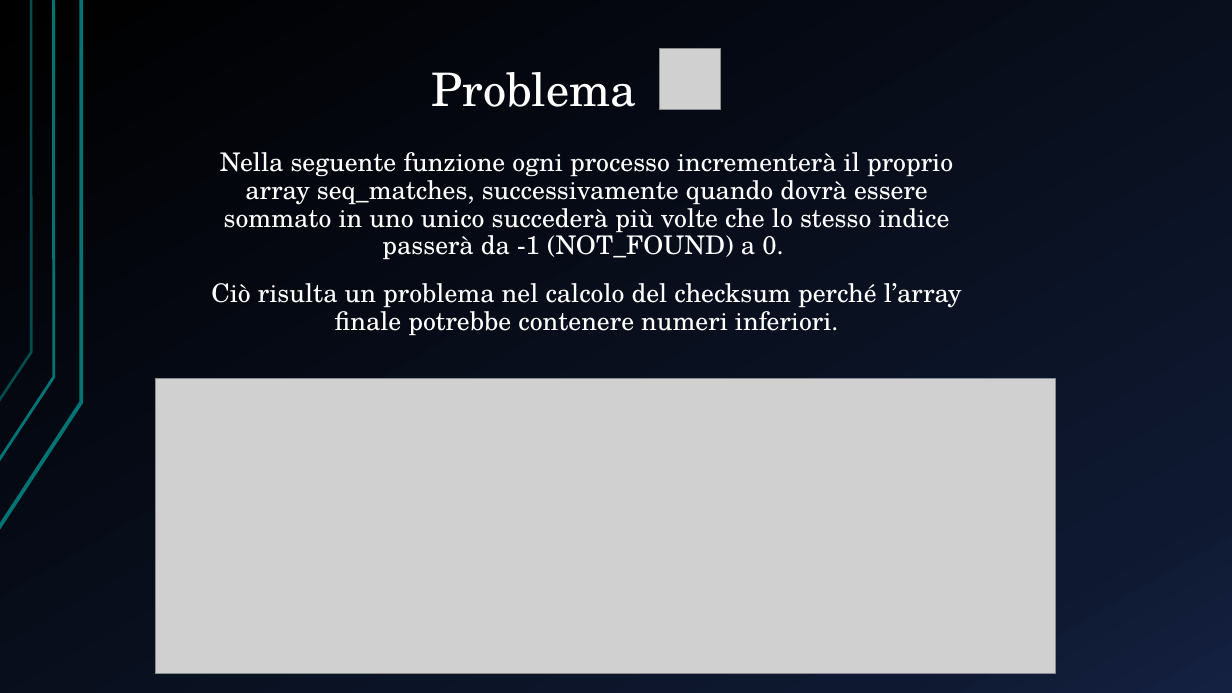
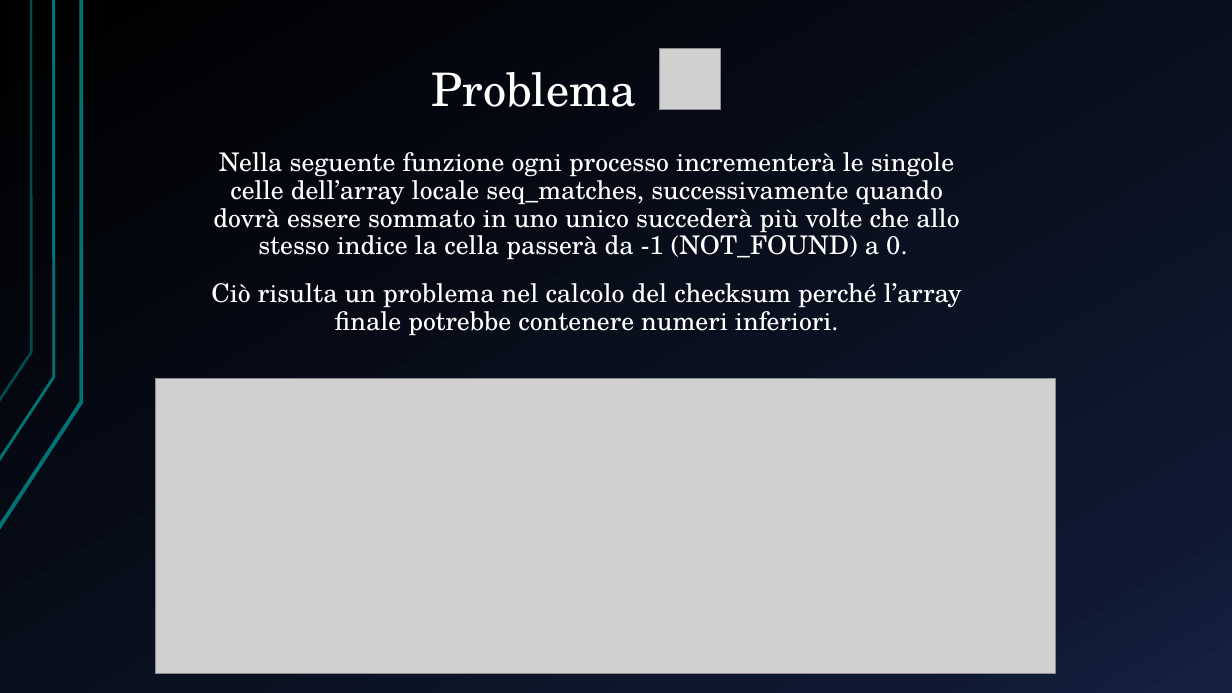
Before and after one commit to Valerio-Cola/Progetto-Multicore, a slide deck: slide 5 of Docs/DNA Sequence Alignment.pptx. Drawn at 1232x693 pixels with LibreOffice and Linux fonts; fonts in the diff are those of the drawing; grey boxes stand for pictures. Boxes give left, top, right and bottom in pixels: in the first picture for what was removed or moved away, otherwise in the second. Text is boxed around its words. In the diff, an @@ line names an element or a change of style, - is before the commit and + after.

```diff
--- a/Docs/DNA Sequence Alignment.pptx
+++ b/Docs/DNA Sequence Alignment.pptx
@@ text at bbox=[213, 152, 959, 260]: text changed @@
-Nella seguente funzione ogni processo incrementerà il proprio array seq_matches, successivamente quando dovrà essere sommato in uno unico succederà più volte che lo stesso indice passerà da -1 (NOT_FOUND) a 0.
+Nella seguente funzione ogni processo incrementerà le singole celle dell’array locale seq_matches, successivamente quando dovrà essere sommato in uno unico succederà più volte che allo stesso indice la cella passerà da -1 (NOT_FOUND) a 0.
```
Also in this commit, not shown: 9 other slides changed, 2 other files.
